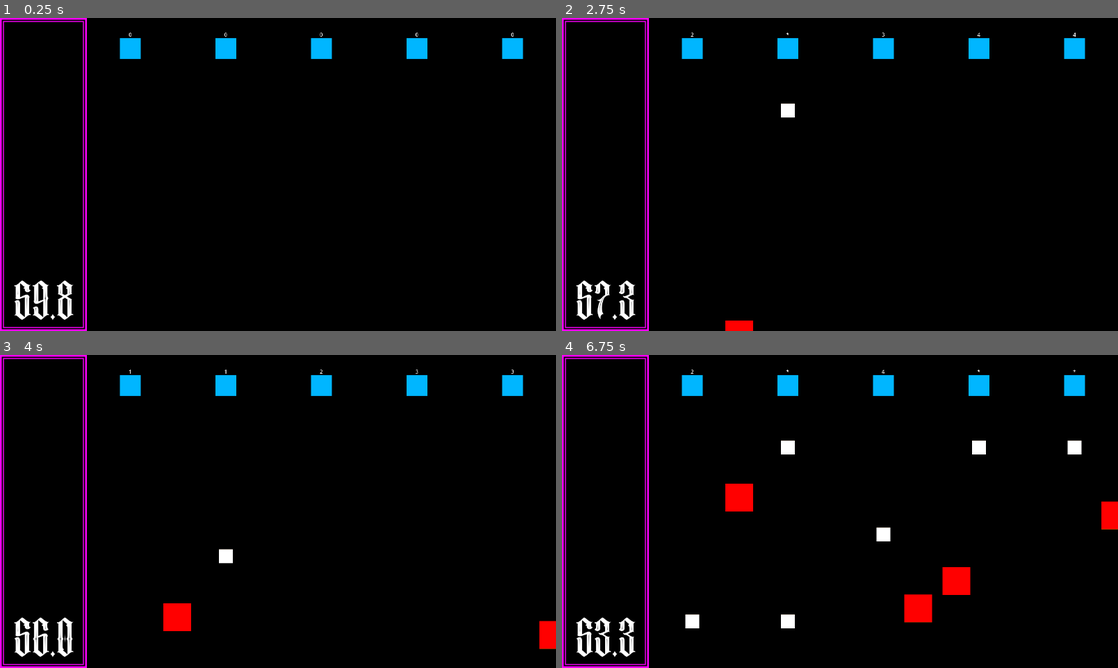
Above: before the commit, frames 1-4 (two rows, left to right).
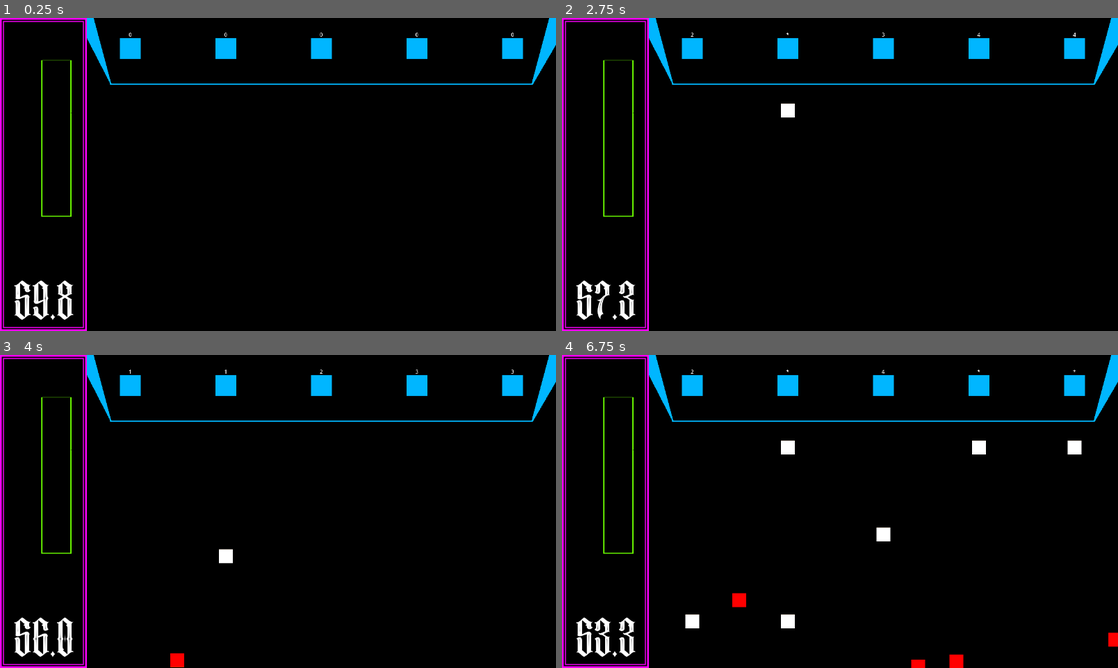
Above: after the commit, the same moments.

Repository: jwant/nefe
Game: Godot game, scene res://entities/utilities/no_escape_from_earth.tscn
The game is run twice, just before and just after one commit, with the same random seed, the same clock (stepped at 60 frames per second) and the same inputs.
Inputs:
- Up to frame 1 (0.25 s): no input
- Up to frame 2 (2.75 s): tap Enter at 0.5 s
- Up to frame 3 (4 s): no input
- Up to frame 4 (6.75 s): no input

The runs differ from the first frame. In frame 1, 1.5% of the frame differs, in the area x 7-100%, y 0-64%; in frame 2, 1.7%; in frame 3, 2.3%; in frame 4, 3.5%, in the area x 7-100%, y 0-100%.

Commit message:
feat: spaceship

Diff:
--- a/entities/background/background.tscn
+++ b/entities/background/background.tscn
@@ -19,3 +19,11 @@
 texture = ExtResource("2_ev6lv")
 region_enabled = true
 region_rect = Rect2(0, 0, 200, 720)
+
+[node name="ResourceBar" type="Sprite2D" parent="."]
+texture_filter = 1
+position = Vector2(130, 277)
+scale = Vector2(1, 0.5)
+texture = ExtResource("2_ev6lv")
+region_enabled = true
+region_rect = Rect2(200, 0, 70, 720)
--- a/entities/battlefield/battlefield.gd
+++ b/entities/battlefield/battlefield.gd
@@ -51,5 +51,6 @@
 	if spawn_tracker > SPAWN_TRIGGER:
 		spawn_tracker = 0
 		var enemy = ENEMEY.instantiate()
+		enemy.scale = Vector2(.5,.5)
 		enemy.position = Vector2(randi_range(x_range[0], x_range[1]), randi_range(y_range[0], y_range[1]))
 		get_parent().add_child(enemy)
--- a/entities/battlefield/battlefield.tscn
+++ b/entities/battlefield/battlefield.tscn
@@ -1,8 +1,9 @@
-[gd_scene load_steps=6 format=3 uid="uid://2k0vx4uihyxw"]
+[gd_scene load_steps=7 format=3 uid="uid://2k0vx4uihyxw"]
 
 [ext_resource type="PackedScene" uid="uid://2tigku23stpw" path="res://entities/background/background.tscn" id="1_dji8l"]
 [ext_resource type="Script" uid="uid://cnt03pvax1hp" path="res://entities/battlefield/battlefield.gd" id="1_yrw75"]
 [ext_resource type="PackedScene" uid="uid://bceyhx4qm6sau" path="res://entities/ui/count_down/count_down.tscn" id="3_gt0yh"]
+[ext_resource type="PackedScene" uid="uid://dflwfnr23bp58" path="res://entities/ship/ship.tscn" id="5_030w6"]
 [ext_resource type="PackedScene" uid="uid://cneo82uvk7quq" path="res://entities/tower/bullet_tower/bullet_tower.tscn" id="5_ssfyx"]
 
 [sub_resource type="RectangleShape2D" id="RectangleShape2D_gt0yh"]
@@ -54,3 +55,6 @@
 [node name="CollisionShape2D" type="CollisionShape2D" parent="SpawnArea"]
 position = Vector2(740, 900)
 shape = SubResource("RectangleShape2D_gt0yh")
+
+[node name="Ship" parent="." instance=ExtResource("5_030w6")]
+position = Vector2(640, 54)
--- a/entities/enemy/enemy.gd
+++ b/entities/enemy/enemy.gd
@@ -1,7 +1,7 @@
 extends Area2D
 class_name Enemy
 
-@export var speed: int = 100
+@export var speed: int = 50
 @export var health: int = 100
 @onready var sprite: Sprite2D = $Sprite2D
 
--- /dev/null
+++ b/entities/ship/ship.tscn
@@ -0,0 +1,16 @@
+[gd_scene load_steps=3 format=3 uid="uid://dflwfnr23bp58"]
+
+[ext_resource type="Texture2D" uid="uid://b5gg18w5xb36a" path="res://entities/ship/art/ship.png" id="1_805ym"]
+
+[sub_resource type="RectangleShape2D" id="RectangleShape2D_805ym"]
+size = Vector2(1080, 200)
+
+[node name="Ship" type="Area2D"]
+
+[node name="Sprite2D" type="Sprite2D" parent="."]
+texture_filter = 1
+texture = ExtResource("1_805ym")
+
+[node name="CollisionShape2D" type="CollisionShape2D" parent="."]
+position = Vector2(100, 0)
+shape = SubResource("RectangleShape2D_805ym")
Binary file changed: entities/background/art/menus.png
Binary file added: entities/ship/art/ship.png
Not shown, added: entities/ship/art/ship.png.import
Not shown, added: export_presets.cfg
Not shown, added: entities/background/art/menus.png~
